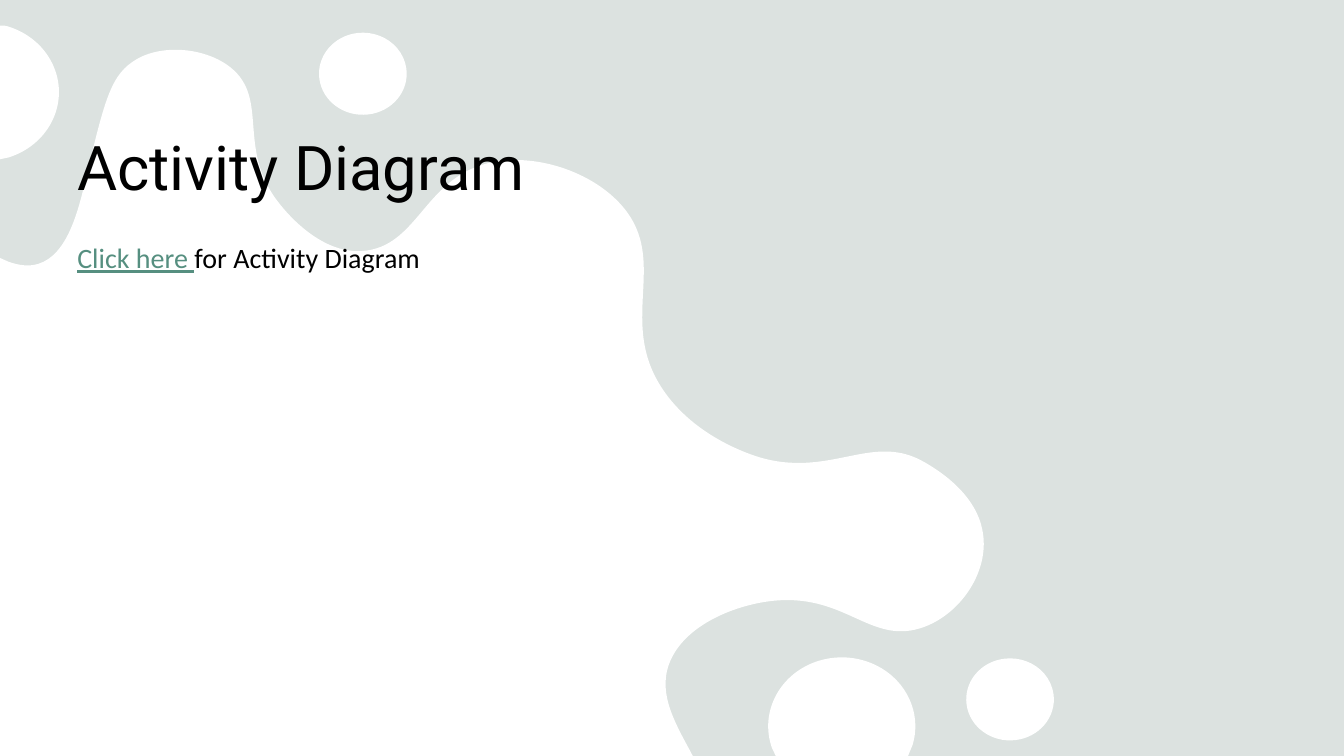
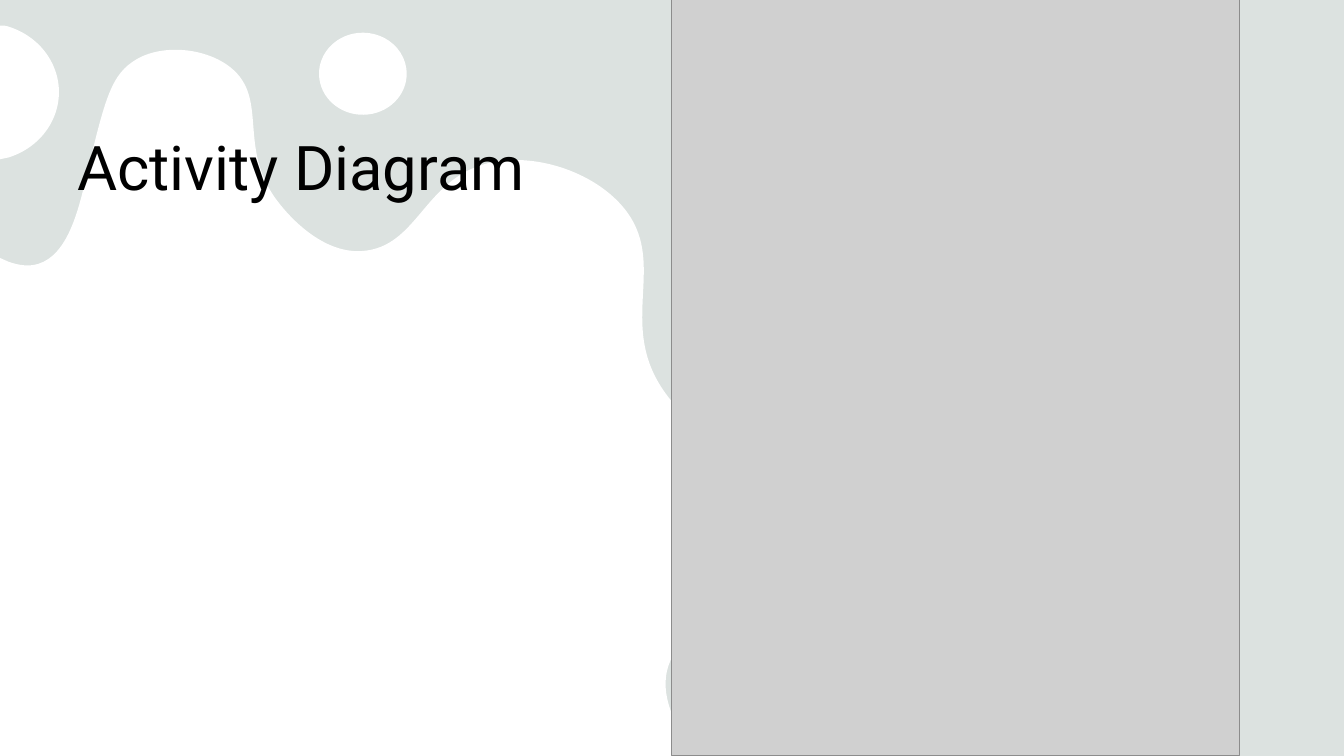
Before and after one commit to Harikrishna-GVSU/GVSU-CIS641-Lakers, a slide deck: slide 4 of docs/Midterm-Presentations/Library Management System_MidTerm_Presentation.pptx. Drawn at 1344x756 pixels with LibreOffice and Linux fonts; fonts in the diff are those of the drawing; grey boxes stand for pictures. Boxes give left, top, right and bottom in pixels: in the first picture for what was removed or moved away, otherwise in the second. Text is boxed around its words. In the diff, an @@ line names an element or a change of style, - is before the commit and + after.

Commit message:
Modified PPT and PDF and deleted unwanted images

```diff
--- a/docs/Midterm-Presentations/Library Management System_MidTerm_Presentation.pptx
+++ b/docs/Midterm-Presentations/Library Management System_MidTerm_Presentation.pptx
@@ picture added at (673,0,1240,756) @@
@@ text removed at (77,248,420,273) @@
-Click here for Activity Diagram
```
Also in this commit, not shown: 2 other slides changed, 4 other files.
